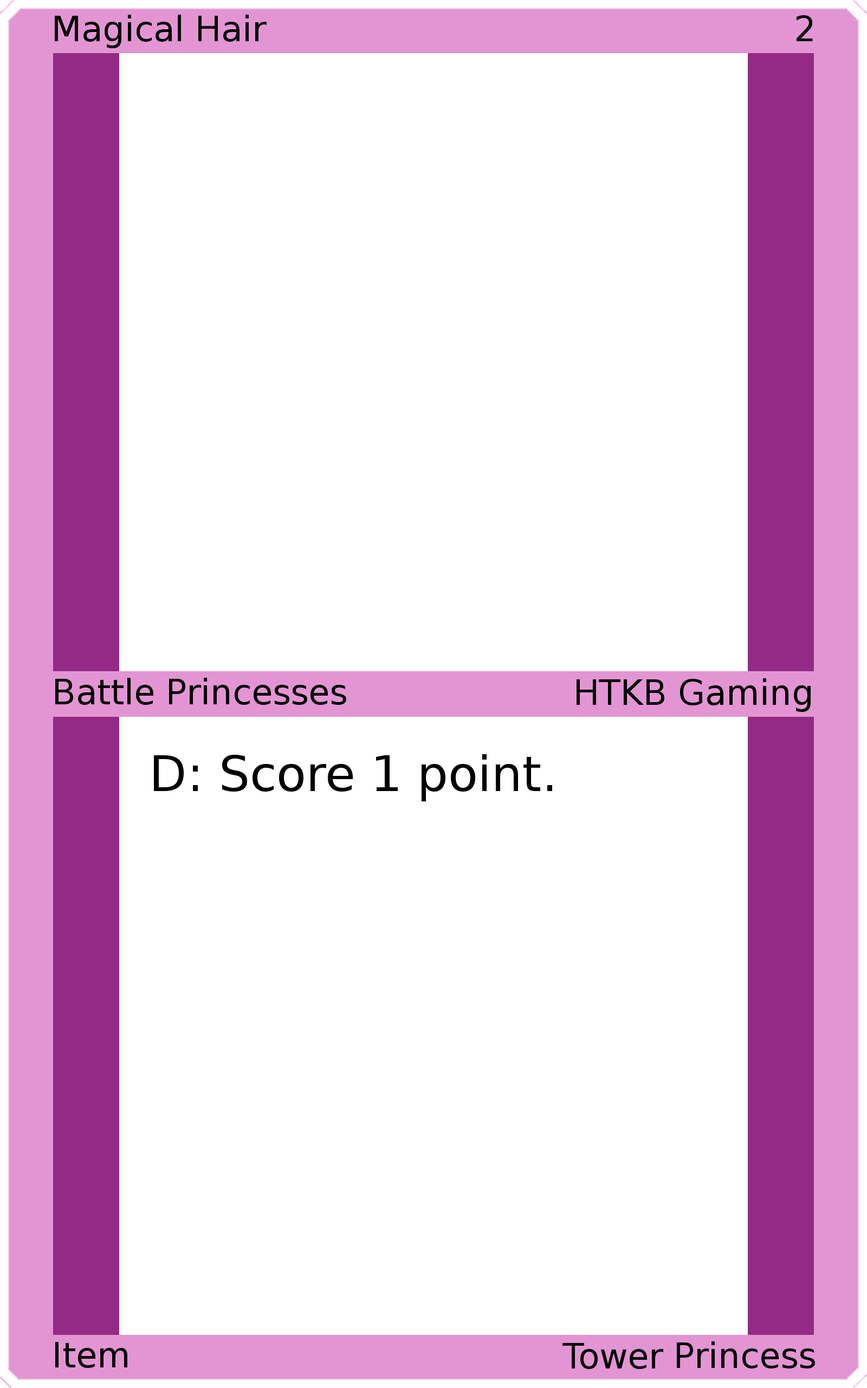
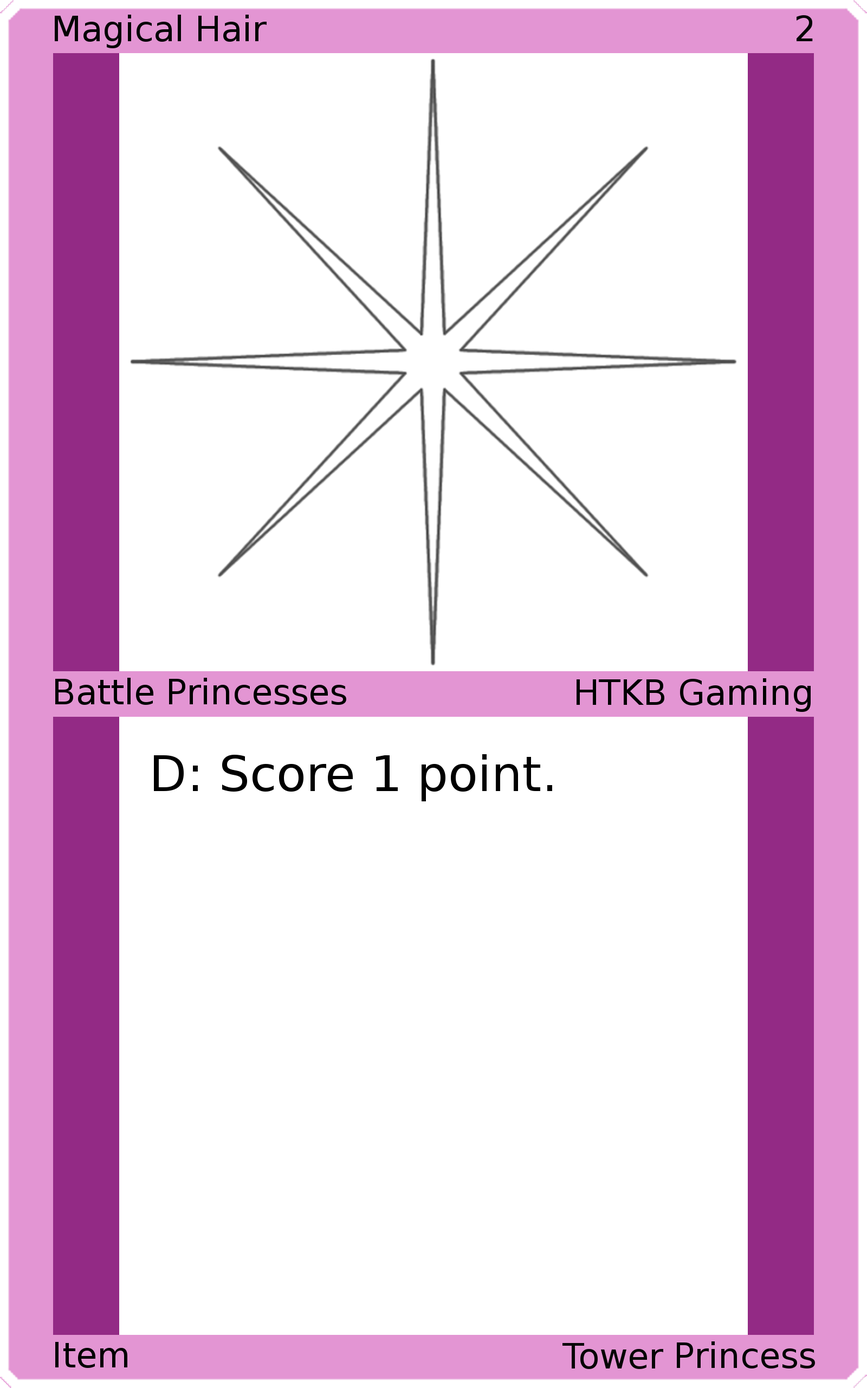
Comparing the layer stacks of the two 867px x 1388px images. Changes:
added layer "Art" above "Top Background" over [129, 57, 738, 666]
